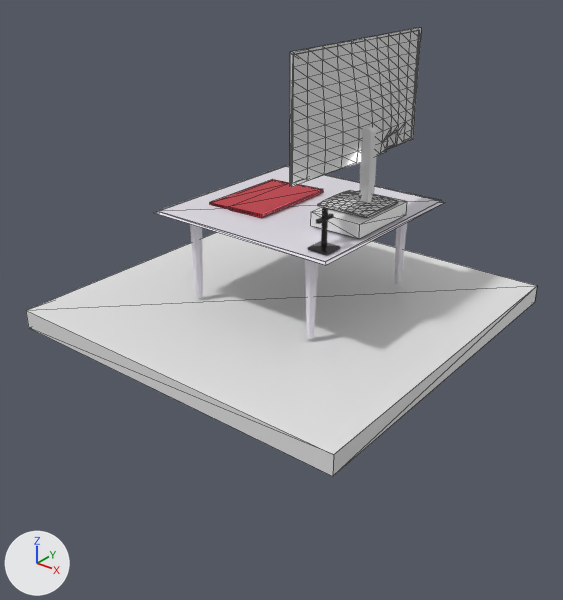
An edit to the glTF model static/pc.glb, drawn before and after from the same camera.
Rendered twice from a camera (50 mm lens) standing at (27.8, -36.0, 16.0) and looking at (0.7, -2.2, -4.9). The lights are fixed; the arrows at lower left show +X, +Y and +Z. Mesh edges are drawn as thin lines on the coarser meshes. Where no turn or scale is listed for an object, it has been applied to the vertices. Vertices at the same position are counted once.

The older version as bpy lines, for what is in view:
```python
mat_material_004 = principled_material('Material.004')
mat_material_004.base_color = (0.8, 0.8, 0.8)  # white #e7e7e7
mat_material_004.roughness = 0.294
me_cube_004 = bpy.data.meshes.new('Cube.004')
me_cube_004.from_pydata(...)  # a box spanning x -0.42..2.86, y -0.42..4.56, z -0.42..0.42
me_plane_001 = bpy.data.meshes.new('Plane.001')
me_plane_001.from_pydata(...)  # 12 vertices, 20 faces; spans x -6.4..6.4, y -6.4..6.4, z -0.12..0.0
me_plane_001.materials.append(mat_material)  # white #e8e4ee
me_plane_004 = bpy.data.meshes.new('Plane.004')
me_plane_004.from_pydata(...)  # a box spanning x -11.6..11.6, y -11.6..11.6, z -1.2..0.0
me_plane_004.materials.append(mat_material_004)  # white #e7e7e7
ob_bottombox = bpy.data.objects.new('bottombox', me_cube_004)
ob_bottombox.location = (3.35, -1.85, 0.89)
ob_ground = bpy.data.objects.new('ground', me_plane_004)
ob_ground.location = (0.12, -0.59, -5.56)
ob_tabletop = bpy.data.objects.new('tabletop', me_plane_001)
ob_tabletop.location = (0.17, 0.53, 0.32)
# also in view: 'screen' at (4.4, 0.5, 7.2); 'spine' at (5.0, 0.2, 3.8); 'legs' at (0.2, 0.5, -2.6); 'base' at (4.5, 0.2, 1.6); 'laptop' at (-2.3, 0.2, 0.5)
```
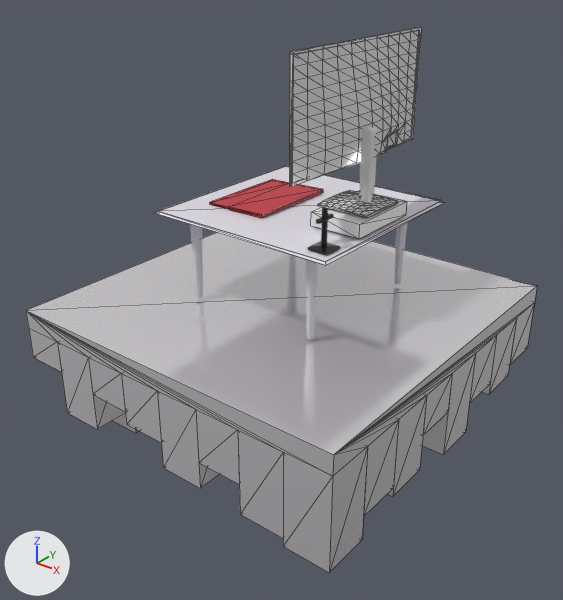
Location of each change, (x1, y1, x2, y2) in pixels of the pictures (563 x 600 px):
```json
{"object": "ground", "change": "recoloured, surface changed, reshaped", "before": [26, 232, 537, 476], "after": [26, 232, 537, 573], "on screen": "40% taller"}
{"part": 1, "of": "me_plane_004", "change": "added", "after": [26, 302, 535, 573]}
```

The change, as JSON lines over the scene's bpy script:
```json
{"op": "set", "path": "mat_material_004.base_color", "old": "(0.8, 0.8, 0.8)", "new": "(0.994, 0.968, 1.0)", "note": "white #e7e7e7 -> white #fefbff"}
{"op": "set", "path": "mat_material_004.roughness", "old": "0.294", "new": "0.107"}
{"op": "set", "path": "mat_material_004.metallic", "old": "0.0", "new": "0.72"}
{"block": "me_plane_004", "where": "# used by ob_ground; location = (0.12, -0.59, -5.56)"}
{"op": "remove", "block": "me_plane_004", "code": "me_plane_004.from_pydata(...)  # 8 vertices, 12 faces; spans x -11.6..11.6, y -11.6..11.6, z -1.2..0.0"}
{"op": "add", "block": "me_plane_004", "code": "me_plane_004.from_pydata(...)  # 341 vertices, 678 faces; spans x -11.6..11.6, y -11.6..11.6, z -8.2..0.0"}
{"block": "me_plane_004", "change": "me_plane_004 part 1: 333 vertices added at x -11.6..11.6, y -11.6..11.6, z -8.2..-1.2"}
```
